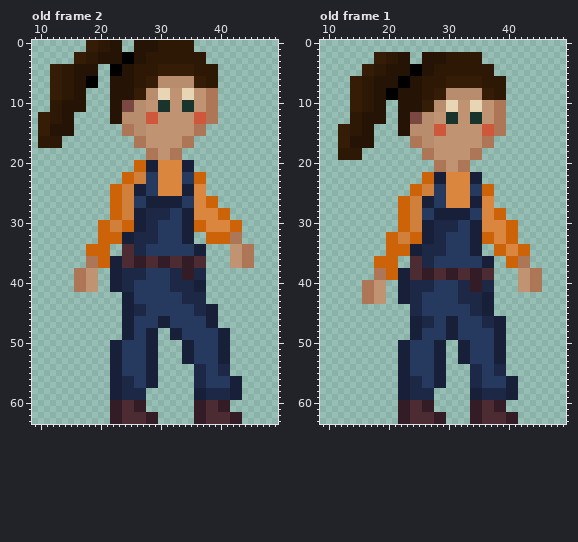
Two versions of one pixel-art file, Assets/Art/Characters/player_walk/walking.aseprite. The first picture shows the starting point.
64x64 pixels, 4 frames. Shown: old frame 2: x 9..49, y 0..63; old frame 1: x 9..49, y 0..63. The commit also changed other frames, which this record leaves out.
New version:
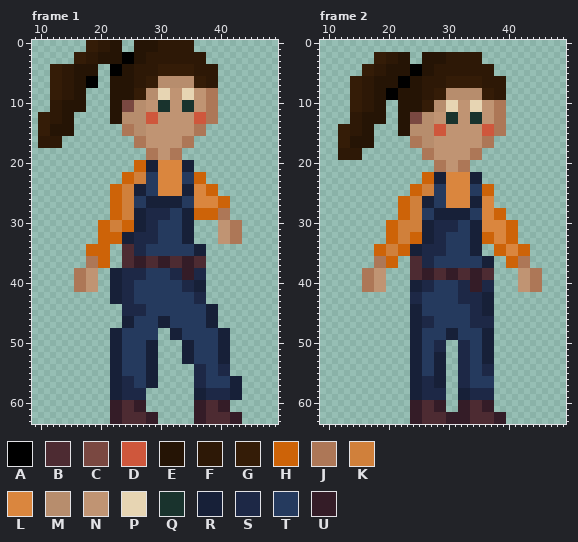
Palette (. is transparent): A #000000  B #4d2b32  C #7a4841  D #cf573c  E #251405  F #2d1806  G #341c07  H #cd6308  J #ad7757  K #d0803b  L #da863e  M #b78d6d  N #c09473  P #e7d5b3  Q #19332d  R #172038  S #1d2846  T #253a5e  U #341c27
A new or re-ordered frame is compared with the old frame closest to it.
Message: better walking animation
Changes in this commit:
frames re-ordered
--- frame 1 against old frame 2
@@ x 20..47 @@
 23 ....HHKKTTLLLLTTHH..........
-24 ..HHKKRRTTLLLLRRLL..........
-25 ..HHKKRRTTLLLLRRLL..........
-26 ..HHKKTTRRRRRRTTLLHH........
-27 ..HHKKTTRRRRRRTTLLHH........
-28 ..HHKKRRSSSSTTRRLLLLHH......
-29 ..HHKKRRSSSSTTRRLLLLHH......
-30 HHKKHHRRSSTTTTRRHHLLLLHH....
-31 HHKKHHRRSSTTTTRRHHLLLLHH....
-32 HHHHRRSSSSTTTTRR..HHHHJJ....
-33 HHHHRRSSSSTTTTRR..HHHHJJ....
-34 HH..BBSSTTTTTTTTRR....NNJJ..
-35 HH..BBSSTTTTTTTTRR....NNJJ..
-36 HHRRBBUUBBUUBBUUBB....NNJJ..
-37 HHRRBBUUBBUUBBUUBB....NNJJ..
+24 ..HHKKRRTTLLLLRRLLHH........
+25 ..HHKKRRTTLLLLRRLLHH........
+26 ..HHKKTTRRRRRRTTLLLLHH......
+27 ..HHKKTTRRRRRRTTLLLLHH......
+28 ..HHKKRRSSSSTTRRHHHHJJ......
+29 ..HHKKRRSSSSTTRRHHHHJJ......
+30 HHKKHHRRSSTTTTRR....NNJJ....
+31 HHKKHHRRSSTTTTRR....NNJJ....
+32 HHHHRRSSSSTTTTRR....NNJJ....
+33 HHHHRRSSSSTTTTRR....NNJJ....
+34 HH..BBSSTTTTTTTTRR..........
+35 HH..BBSSTTTTTTTTRR..........
+36 HH..BBUUBBUUBBUUBB..........
+37 HH..BBUUBBUUBBUUBB..........
 38 ..RRSSSSTTTTSSUUSS..........
 39 ..RRSSSSTTTTSSUUSS..........
-40 ..RRSSTTTTTTSSSSRR..........
-41 ..RRSSTTTTTTSSSSRR..........
-42 ....RRTTTTTTTTSSSS..........
-43 ....RRTTTTTTTTSSSS..........
-44 ....RRSSTTTTTTTTSSRR........
-45 ....RRSSTTTTTTTTSSRR........
+40 ..RRSSTTTTTTTTSSRR..........
+41 ..RRSSTTTTTTTTSSRR..........
+42 ..RRSSTTTTTTTTTTSS..........
+43 ..RRSSTTTTTTTTTTSS..........
+44 ....SSSSTTTTTTTTTTRR........
+45 ....SSSSTTTTTTTTTTRR........
 46 ....RRTTTTRRTTTTTTRR........
 47 ....RRTTTTRRTTTTTTRR........
-48 ....RRTTRR..RRTTTTTTRR......
-49 ....RRTTRR..RRTTTTTTRR......
+48 ..RRTTTTTT..RRTTTTTTRR......
+49 ..RRTTTTTT..RRTTTTTTRR......
 50 ..RRTTTTRR....RRTTTTRR......
--- frame 2 against old frame 1
@@ x 9..49 @@
 29 .............HHKKTTRRRRRRTTLLHH..........
-30 .............HHKKRRSSSSTTRRLLLLHH........
-31 .............HHKKRRSSSSTTRRLLLLHH........
+30 ...........HHKKKKRRSSSSTTRRLLLLHH........
+31 ...........HHKKKKRRSSSSTTRRLLLLHH........
 32 ...........HHKKHHRRSSTTTTRRHHLLHH........
 33 ...........HHKKHHRRSSTTTTRRHHLLHH........
-34 ...........HHHHRRSSSSTTTTRR..HHLLHH......
-35 ...........HHHHRRSSSSTTTTRR..HHLLHH......
-36 .........HHHH..BBSSTTTTTTTTRR..HHJJ......
-37 .........HHHH..BBSSTTTTTTTTRR..HHJJ......
-38 .........JJHHRRBBUUBBUUBBUUBB....NNJJ....
-39 .........JJHHRRBBUUBBUUBBUUBB....NNJJ....
-40 .......JJNN..RRSSSSTTTTSSUUSS....NNJJ....
-41 .......JJNN..RRSSSSTTTTSSUUSS....NNJJ....
-42 .......JJNN..RRSSTTTTTTSSSSRR............
-43 .......JJNN..RRSSTTTTTTSSSSRR............
-44 ...............SSTTTTTTTTSSRR............
-45 ...............SSTTTTTTTTSSRR............
-46 ...............RRSSTTRRTTTTSSRR..........
-47 ...............RRSSTTRRTTTTSSRR..........
-48 ...............RRTTTTRRTTTTTTRR..........
-49 ...............RRTTTTRRTTTTTTRR..........
-50 .............RRTTTTRR..RRTTTTRR..........
-51 .............RRTTTTRR..RRTTTTRR..........
-52 .............RRTTTTRR..RRTTTTRR..........
-53 .............RRTTTTRR..RRTTTTRR..........
-54 .............RRTTTTRR....SSTTSS..........
-55 .............RRTTTTRR....SSTTSS..........
-56 .............RRSSTTRR....SSTTTTRR........
-57 .............RRSSTTRR....SSTTTTRR........
-58 .............RRSSSS......RRSSSSRR........
-59 .............RRSSSS......RRSSSSRR........
-60 .............UUBBUU......UUBBUU..........
-61 .............UUBBUU......UUBBUU..........
-62 .............UUBBBBUU....UUBBBBUU........
-63 .............UUBBBBUU....UUBBBBUU........
+34 .........HHKKHHRRSSSSTTTTRR..HHLLHH......
+35 .........HHKKHHRRSSSSTTTTRR..HHLLHH......
+36 .........JJHH..BBSSTTTTTTTTRR..HHJJ......
+37 .........JJHH..BBSSTTTTTTTTRR..HHJJ......
+38 .......JJNN....BBUUBBUUBBUUBB....NNJJ....
+39 .......JJNN....BBUUBBUUBBUUBB....NNJJ....
+40 .......JJNN....RRSSTTTTSSUUSS....NNJJ....
+41 .......JJNN....RRSSTTTTSSUUSS....NNJJ....
+42 ...............SSTTTTTTSSSSRR............
+43 ...............SSTTTTTTSSSSRR............
+44 ...............RRTTTTTTTTSSRR............
+45 ...............RRTTTTTTTTSSRR............
+46 ...............RRSSTTTTTTSSSS............
+47 ...............RRSSTTTTTTSSSS............
+48 ...............RRTTTTRRTTTTRR............
+49 ...............RRTTTTRRTTTTRR............
+50 ...............RRTTSS..SSTTRR............
+51 ...............RRTTSS..SSTTRR............
+52 ...............RRTTRR..SSTTRR............
+53 ...............RRTTRR..SSTTRR............
+54 ...............RRTTRR..SSTTSS............
+55 ...............RRTTRR..SSTTSS............
+56 ...............RRSSRR..SSTTTT............
+57 ...............RRSSRR..SSTTTT............
+58 ...............RRSSSS..RRSSSS............
+59 ...............RRSSSS..RRSSSS............
+60 ...............UUBBUU..UUBBUU............
+61 ...............UUBBUU..UUBBUU............
+62 ...............UUBBBBUUUUBBBBUU..........
+63 ...............UUBBBBUUUUBBBBUU..........
